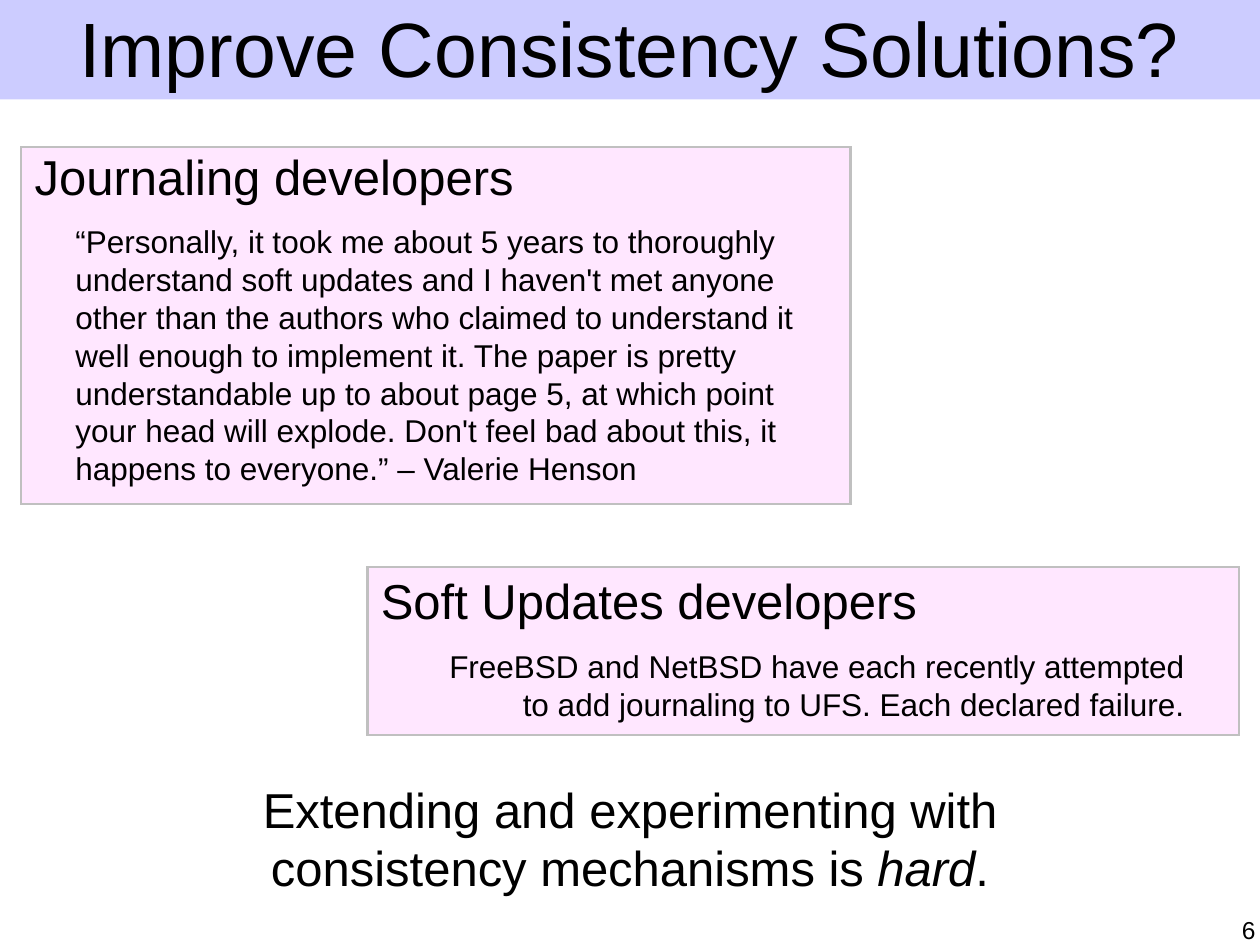
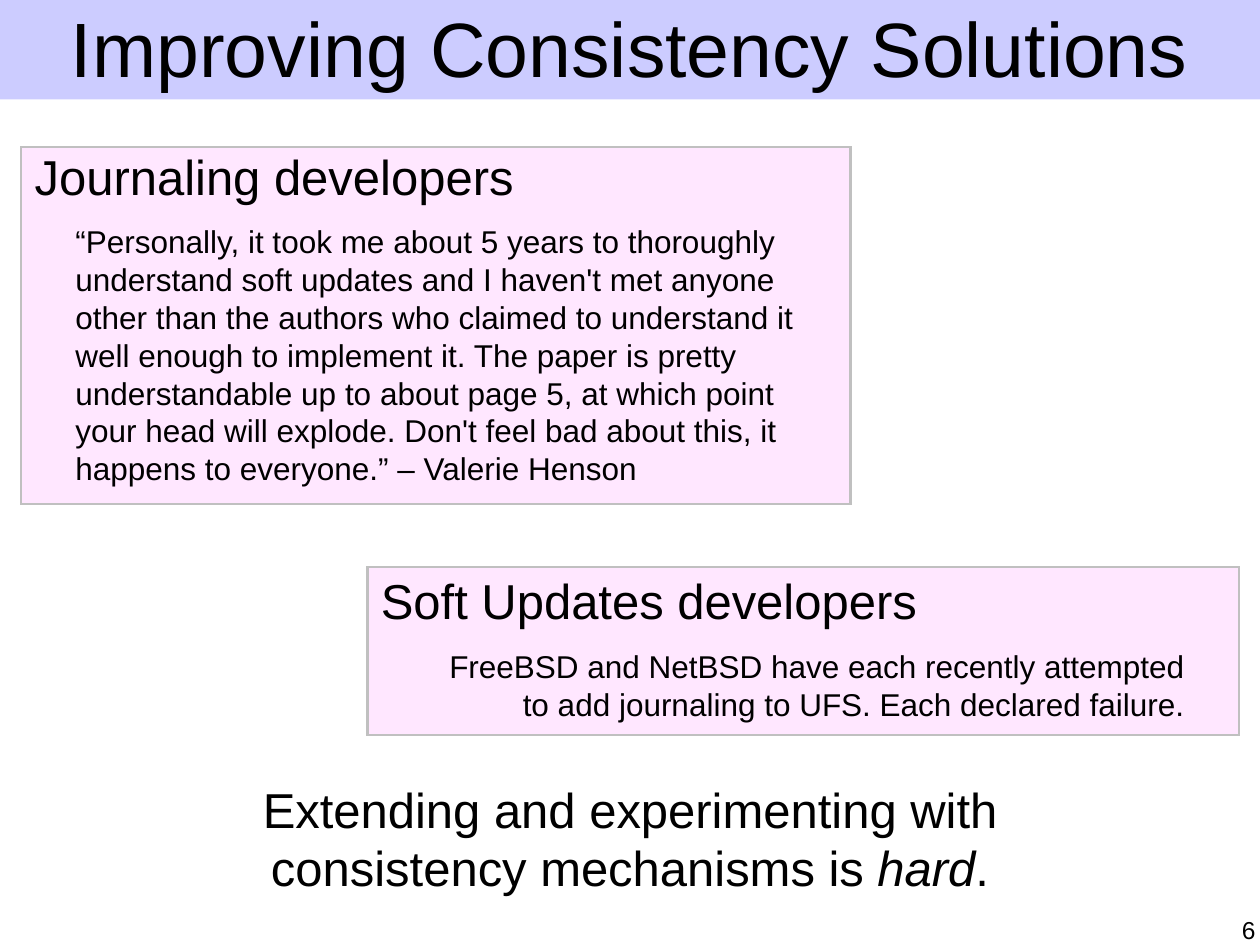
Before and after one commit to ucla-readable/fstitch-doc, a slide deck: slide 6 of sosp/pres.ppt. Drawn at 1260x945 pixels with LibreOffice and Linux fonts; fonts in the diff are those of the drawing. Boxes give left, top, right and bottom in pixels: in the first picture for what was removed or moved away, otherwise in the second. Text is boxed around its words. In the diff, an @@ line names an element or a change of style, - is before the commit and + after.

```diff
--- a/sosp/pres.ppt
+++ b/sosp/pres.ppt
@@ title at [71,21,1188,92]: text changed @@
-Improve Consistency Solutions?
+Improving Consistency Solutions
```
Also in this commit, not shown: 10 other slides changed, 1 slide removed.
